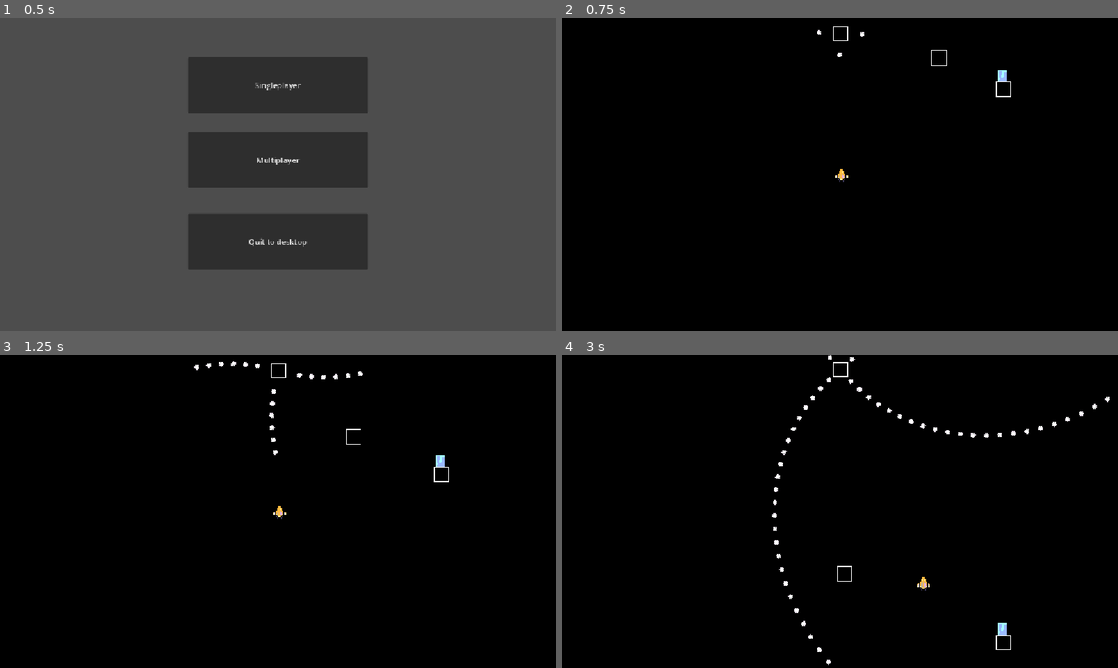
Above: before the commit, frames 1-4 (two rows, left to right).
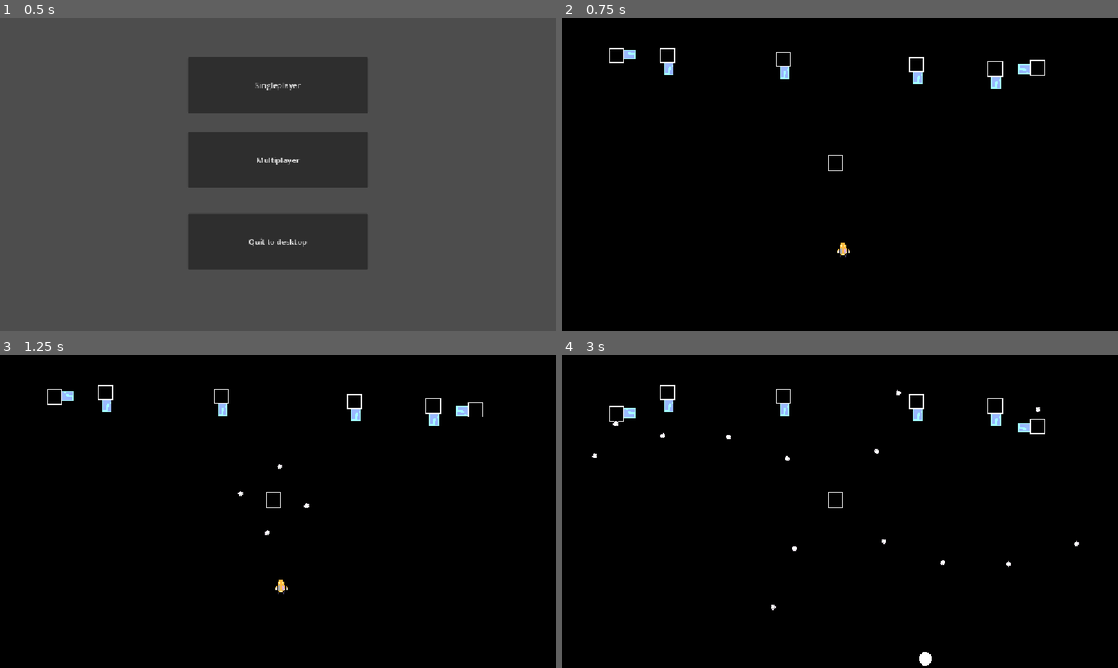
Above: after the commit, the same moments.

Repository: Draftier/Geometric-Invasion-CSS-497
Game: Godot game, scene res://scenes/main_menu.tscn
The game is run twice, just before and just after one commit, with the same random seed, the same clock (stepped at 60 frames per second) and the same inputs.
Inputs:
- Up to frame 1 (0.5 s): no input
- Up to frame 2 (0.75 s): click "Singleplayer" at 0.5 s
- Up to frame 3 (1.25 s): no input
- Up to frame 4 (3 s): hold Right (right) 1.28-2.03 s; hold Z (shoot) 1.28-2.03 s; hold Down (down) 2.03-2.78 s; tap Z (shoot) at 2.1 s; hold Right (right) from 2.78 s (still down); hold Shift (slow) from 2.78 s (still down)

Frame 1 is identical in both runs. In frame 2, 0.9% of the frame differs, in the area x 8-87%, y 2-77%; in frame 3, 1.1%; in frame 4, 1.6%, in the area x 5-99%, y 0-100%.

Commit message:
Added death and victory menus and spaghetti logic for prototype playtest. Tried to fix bug where bullet still trying to be added to pool despite scene changing on quit menu button. Bug introduced where when player goes back into game scene framerate is low (likely due to object pool)

Diff:
--- a/geometric-invasion/scenes/game.tscn
+++ b/geometric-invasion/scenes/game.tscn
@@ -1,6 +1,5 @@
 [gd_scene format=4 uid="uid://btytpnf13ov48"]
 
-[ext_resource type="PackedScene" uid="uid://cp837cm6qinkj" path="res://scenes/enemy.tscn" id="1_0tnpc"]
 [ext_resource type="PackedScene" uid="uid://u1mg53l5kgsv" path="res://scenes/player_default_shooting_style.tscn" id="1_iywne"]
 [ext_resource type="PackedScene" uid="uid://d043xpjj4wac0" path="res://scenes/pause_menu.tscn" id="1_u5sy4"]
 [ext_resource type="PackedScene" uid="uid://cjye6s0e01omf" path="res://scenes/level_manager.tscn" id="2_gee14"]
@@ -8,7 +7,6 @@
 [ext_resource type="Texture2D" uid="uid://bvt77d3gapc08" path="res://assets/sprites/background_1.png" id="4_lbhrr"]
 [ext_resource type="PackedScene" uid="uid://bpouseiggfiit" path="res://scenes/fixed_shoot_enemy.tscn" id="6_gee14"]
 [ext_resource type="PackedScene" uid="uid://cu4vxxsdf4l7r" path="res://scenes/rotater_shoot_enemy.tscn" id="8_gee14"]
-[ext_resource type="PackedScene" uid="uid://d02ey725i8t81" path="res://scenes/obstacle_bullet_base.tscn" id="9_0tnpc"]
 
 [sub_resource type="TileSetAtlasSource" id="TileSetAtlasSource_iywne"]
 texture = ExtResource("4_lbhrr")
@@ -35,8 +33,9 @@
 [node name="PauseMenu" parent="." unique_id=1058867629 instance=ExtResource("1_u5sy4")]
 visible = false
 
-[node name="LevelManager" parent="." unique_id=1305954196 instance=ExtResource("2_gee14")]
+[node name="LevelManager" parent="." unique_id=1305954196 node_paths=PackedStringArray("enemies") instance=ExtResource("2_gee14")]
 level_time = 120.0
+enemies = [NodePath("../Rotater_Shoot_Enemy")]
 
 [node name="Background" type="TileMapLayer" parent="." unique_id=1758883545]
 tile_map_data = PackedByteArray("AADU//b/AAAAAAAAAADd/+H/AAAAAAAAAADd/+L/AAAAAAAAAADd/+P/AAAAAAAAAADd/+T/AAAAAAAAAADd/+ …(61136 unchanged characters)…
@@ -46,8 +45,6 @@
 color = Color(0.6509804, 0.64705884, 0.6313726, 1)
 
 [node name="Bullets" type="Node2D" parent="." unique_id=666204858]
-
-[node name="PlayerDefaultShootingStyle" parent="." unique_id=1651887187 instance=ExtResource("1_iywne")]
 
 [node name="Borders" type="Node2D" parent="." unique_id=83428441]
 
@@ -75,17 +72,48 @@
 position = Vector2(300, 9)
 shape = SubResource("RectangleShape2D_iywne")
 
-[node name="Enemy" parent="." unique_id=848328079 instance=ExtResource("1_0tnpc")]
-position = Vector2(103, -137)
+[node name="Rotater_Shoot_Enemy" parent="." unique_id=1705948068 instance=ExtResource("8_gee14")]
+position = Vector2(-6, -11)
+rotate_speed = 20
+shooter_timer_wait_time = 0.5
 
-[node name="Rotater_Shoot_Enemy" parent="." unique_id=1705948068 instance=ExtResource("8_gee14")]
-position = Vector2(-1, -146)
-rotate_speed = 20
+[node name="Enemy" parent="." unique_id=1367146779 instance=ExtResource("6_gee14")]
+position = Vector2(159, -108)
+rotation = 3.1415927
+shoot_timer_wait_time = 1.0
 
-[node name="Enemy2" parent="." unique_id=1367146779 instance=ExtResource("6_gee14")]
-position = Vector2(168, -105)
-bullet = ExtResource("9_0tnpc")
-shoot_timer_wait_time = 0.5
-speed = 100
+[node name="Enemy2" parent="." unique_id=1178207838 instance=ExtResource("6_gee14")]
+position = Vector2(78, -113)
+rotation = 3.1415927
+shoot_timer_wait_time = 1.0
+
+[node name="Enemy3" parent="." unique_id=154528625 instance=ExtResource("6_gee14")]
+position = Vector2(-60, -118)
+rotation = 3.1415927
+shoot_timer_wait_time = 1.0
+
+[node name="Enemy4" parent="." unique_id=2110015904 instance=ExtResource("6_gee14")]
+position = Vector2(-180, -122)
+rotation = 3.1415927
+shoot_timer_wait_time = 1.0
+
+[node name="Enemy5" parent="." unique_id=1787899574 instance=ExtResource("6_gee14")]
+position = Vector2(-233, -124)
+rotation = 1.5707964
+shoot_timer_wait_time = 1.0
 direction = "down"
-equation = ""
+equation = "sin"
+
+[node name="Enemy6" parent="." unique_id=173122041 instance=ExtResource("6_gee14")]
+position = Vector2(203, -111)
+rotation = -1.5707964
+shoot_timer_wait_time = 1.0
+direction = "down"
+equation = "sin"
+
+[node name="PlayerDefaultShootingStyle" parent="." unique_id=1651887187 instance=ExtResource("1_iywne")]
+position = Vector2(2, 78)
+
+[connection signal="victory" from="LevelManager" to="PauseMenu" method="_on_level_manager_victory"]
+[connection signal="death" from="Rotater_Shoot_Enemy" to="LevelManager" method="_on_rotater_shoot_enemy_death"]
+[connection signal="death" from="PlayerDefaultShootingStyle" to="PauseMenu" method="_on_player_default_shooting_style_death"]
--- a/geometric-invasion/scenes/pause_menu.tscn
+++ b/geometric-invasion/scenes/pause_menu.tscn
@@ -17,6 +17,19 @@
 grow_horizontal = 2
 grow_vertical = 2
 text = "Resume"
+metadata/_edit_use_anchors_ = true
+
+[node name="RestartButton" type="Button" parent="." unique_id=1961966633]
+anchors_preset = -1
+anchor_left = 0.3376736
+anchor_top = 0.25617284
+anchor_right = 0.6623264
+anchor_bottom = 0.4351852
+offset_top = -75.0
+offset_bottom = -75.0
+grow_horizontal = 2
+grow_vertical = 2
+text = "Restart"
 metadata/_edit_use_anchors_ = true
 
 [node name="QuitToMenu" type="Button" parent="." unique_id=1493988942]
@@ -45,6 +58,17 @@
 text = "Quit to desktop"
 metadata/_edit_use_anchors_ = true
 
+[node name="FinishLabel" type="Label" parent="." unique_id=1492595742]
+anchors_preset = 5
+anchor_left = 0.5
+anchor_right = 0.5
+offset_left = -35.5
+offset_right = 35.5
+offset_bottom = 23.0
+grow_horizontal = 2
+text = "You won!"
+
 [connection signal="pressed" from="ResumeButton" to="." method="_on_resume_button_pressed"]
+[connection signal="pressed" from="RestartButton" to="." method="_on_resume_button_pressed"]
 [connection signal="pressed" from="QuitToMenu" to="." method="_on_quit_to_menu_pressed"]
 [connection signal="pressed" from="QuitToDesktop" to="." method="_on_quit_to_desktop_pressed"]
--- a/geometric-invasion/scripts/bullet/bullet.gd
+++ b/geometric-invasion/scripts/bullet/bullet.gd
@@ -17,7 +17,12 @@
 
 func _on_visible_on_screen_notifier_2d_screen_exited() -> void:
 	#queue_free()
-	level_manager.add_to_pool(self)
+
+	# TODO after quit fix bug where when user goes back into game and framerate is low
+	# Probably due to something with the object pool
+	# This is done as when user quits and scene changes, bullets are still trying to get into object pool?
+	if is_instance_valid(level_manager):
+		level_manager.add_to_pool(self)
 
 func _on_area_entered(area: Area2D) -> void:
 	if area.get_parent().is_in_group("player"):
--- a/geometric-invasion/scripts/enemy/base_enemy.gd
+++ b/geometric-invasion/scripts/enemy/base_enemy.gd
@@ -5,6 +5,9 @@
 # TODO Tie many variables to a class that inherits some variables, but has things like a rotater
 # TODO Consider making pathing based on set mathematical directions given by resources since pathing could get painful
 # Depending on how levels are going to be designed
+
+# Temp death signal for playatest
+signal death
 
 # Initialize the shoot timer and rotater at ready
 # @onready var free_timer = $FreeTimer
@@ -50,6 +53,7 @@
 
 	# If health zero then free
 	if health <= 0:
+		death.emit()
 		queue_free()
 	# If health not zero then set progress of flash shader
 	var tween = create_tween()
--- a/geometric-invasion/scripts/level_manager/level_manager.gd
+++ b/geometric-invasion/scripts/level_manager/level_manager.gd
@@ -5,7 +5,12 @@
 @export var spawners : Array[Node]
 @export var events : Array[Spawn_Event]
 @export var level_time : float
+
+# Temp variables for playtest to track enemies on screen
 @export var enemies : Array[basic_enemy]
+var num_enemies
+
+signal victory
 
 # Utilized to index the event array
 var event_index = 0
@@ -62,8 +67,8 @@
 		add_to_pool(bullet)
 		get_tree().root.add_child(bullet)
 
-		# Interleave a player bullet every 4 enemy bullets
-		if (i + 1 ) % 4 == 0:
+		# Interleave a player bullet every 2 enemy bullets
+		if (i + 1 ) % 2 == 0:
 			# Initialization for player bullets
 			var player_bullet = basic_player_bullet.instantiate()
 			player_bullet.shooter = "player"
@@ -71,8 +76,13 @@
 			get_tree().root.add_child(player_bullet)
 
 func _ready() -> void:
+
+	print(get_tree().paused)
 	# Call to initialize pool
 	call_deferred("initialize_pool")
+
+	# Temporarily count the number of enemies
+	num_enemies = enemies.size()
 
 	#Store the time in the timer
 	$LevelTimer.wait_time = level_time
@@ -85,7 +95,6 @@
 
 	# Start the timer
 	$LevelTimer.start()
-
 
 func _process(delta: float) -> void:
 	# Calculate the current time every frame
@@ -101,10 +110,6 @@
 				execute_event(events[i])
 			event_index += 1
 
-	# Temporary code for basic playtest of movement and such
-	if enemies.size() == 0:
-		pass
-
 	# Debug to print out framerate
 	# TODO change to logging system in future
 	print(Engine.get_frames_per_second())
@@ -113,10 +118,6 @@
 func _on_level_timer_timeout() -> void:
 	pass # Replace with function body.
 
-
-func change_to_victory_scene() -> void:
-
-	pass
 
 
 # Function to execute an event
@@ -133,3 +134,7 @@
 		if a.time < b.time:
 			return true
 	return false
+
+
+func _on_rotater_shoot_enemy_death() -> void:
+	num_enemies -= 1
--- a/geometric-invasion/scripts/menus/pause_menu.gd
+++ b/geometric-invasion/scripts/menus/pause_menu.gd
@@ -5,13 +5,17 @@
 
 func _unhandled_input(event: InputEvent) -> void:
 	if event.is_action_pressed("pause"):
-		if get_tree().paused == false:
-			get_tree().paused = true
-			show()
-		else:
-			hide()
-			get_tree().paused = false
+		pause_game()
 
+func pause_game() -> void:
+	if get_tree().paused == false:
+		get_tree().paused = true
+		show()
+		get_node("FinishLabel").hide()
+		get_node("RestartButton").hide()
+	else:
+		hide()
+		get_tree().paused = false
 
 func _on_resume_button_pressed() -> void:
 	get_tree().paused = false
@@ -21,6 +25,21 @@
 	get_tree().paused = false
 	get_tree().call_deferred("change_scene_to_file", "res://scenes/main_menu.tscn")
 
-
 func _on_quit_to_desktop_pressed() -> void:
 	get_tree().quit()
+
+
+func _on_player_default_shooting_style_death() -> void:
+	pause_game()
+	get_node("ResumeButton").hide()
+	get_node("RestartButton").show()
+	get_node("FinishLabel").text = "You lost!"
+	get_node("FinishLabel").show()
+
+
+func _on_level_manager_victory() -> void:
+	pause_game()
+	get_node("ResumeButton").hide()
+	get_node("RestartButton").show()
+	get_node("FinishLabel").text = "You won"
+	get_node("FinishLabel").show()
--- a/geometric-invasion/scripts/player/player.gd
+++ b/geometric-invasion/scripts/player/player.gd
@@ -1,5 +1,8 @@
 class_name Player
 extends CharacterBody2D
+
+# Signal for player death
+signal death
 
 # TODO add implementation for player classes perhaps different health or move speed for calss
 @export var player_class : PlayerClass
@@ -8,13 +11,11 @@
 var direction : Vector2 = Vector2.ZERO
 
 # Lives set to 1000 for testing
-var lives : int = 1000
+@export var lives : int = 3
 
 # Flag variable to track if the player is invulnerable
 var invulnerable : bool = false
 
-# Number of guns
-@export var num_guns : int
 
 func _ready() -> void:
 	pass
@@ -52,12 +53,13 @@
 func take_damage() -> void:
 	#print("hit")
 	if invulnerable == false:
-		#lives -= 1
+		lives -= 1
 		var timer = get_tree().create_timer(0.7)
 		$AnimatedSprite2D.play("explosion")
 		await timer.timeout
 		if lives <= 0:
-			queue_free()
+			death.emit()
+			hide()
 		invulnerable = true
 		$AnimatedSprite2D.play("default")
 		$InvulnerabilityTimer.start()
